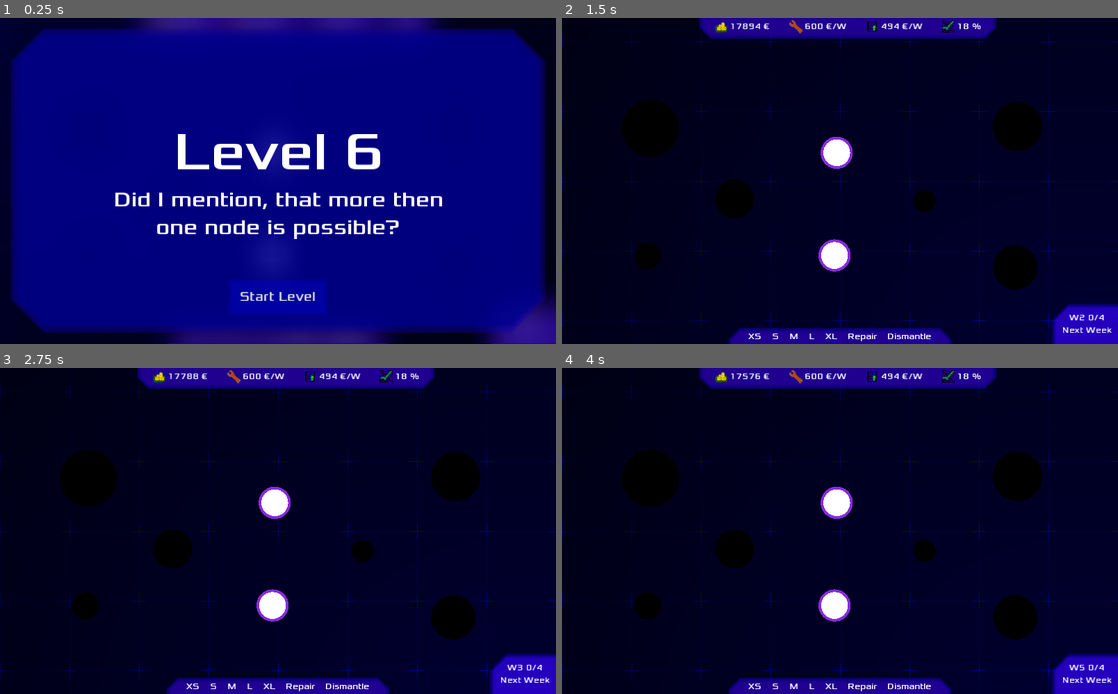
Above: before the commit, frames 1-4 (two rows, left to right).
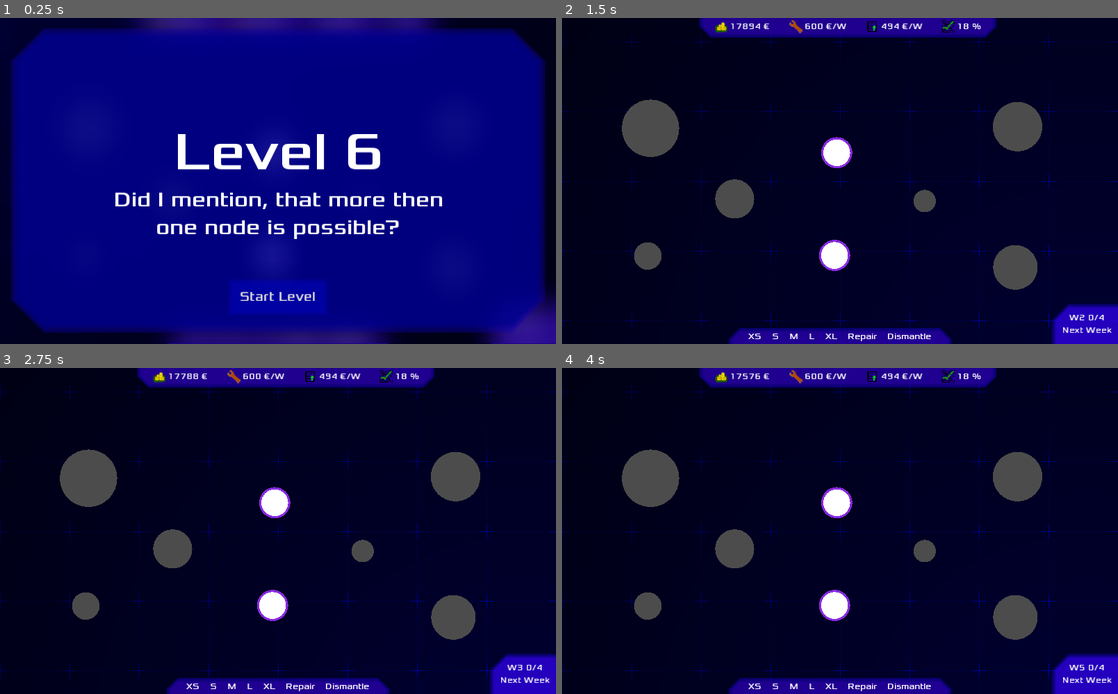
Above: after the commit, the same moments.

Repository: HaSa1002/internet-construction-game
Game: Godot game, scene res://maps/tutorial/tutorial6.tscn
Same seed, same stepped clock (60 frames per second), same inputs: the game is played once before the commit and once after it. This scene is started directly instead of the project's main scene.
Inputs:
- Up to frame 1 (0.25 s): no input
- Up to frame 2 (1.5 s): click "Start Level" at 0.5 s; click "W1 0/4 Next Week" at 1.25 s
- Up to frame 3 (2.75 s): click "W2 0/4 Next Week" at 2 s
- Up to frame 4 (4 s): click "W3 0/4 Next Week" at 2.75 s; click "W4 0/4 Next Week" at 3.5 s

The runs differ from the first frame. In frame 2, 4.8% of the frame differs, in the area x 10-87%, y 2-84%; in frame 3, 4.8%; in frame 4, 4.8%.

Commit message:
Added Visual Helper and Feedback

Diff:
--- a/cable/Cable.gd
+++ b/cable/Cable.gd
@@ -73,6 +73,7 @@
 	rotation = (p1 - position).angle()
 	not_simulated = true
 	calbe_rect = Rect2(Vector2(0,-line_width), to_position+Vector2(0,2*line_width))
+	notify_city_connection(size)
 	update()
 	return self
 
@@ -80,17 +81,28 @@
 func upgrade(to_size : int) -> int:
 	if size == to_size:
 		return 0
+	self.broken = false
+	calbe_rect = Rect2(Vector2(0,-line_width), to_position+Vector2(0,2*line_width))
+	var upgrade_cost = get_upgrade_costs(to_size)
+	not_simulated = true
+	notify_city_connection(to_size - size)
 	self.size = to_size
-	self.broken = false
-	not_simulated = true
-	calbe_rect = Rect2(Vector2(0,-line_width), to_position+Vector2(0,2*line_width))
-	update()
-	return get_upgrade_costs(to_size)
+	update()
+	return upgrade_cost
+
+
+func notify_city_connection(gain : int):
+	printt(size, gain)
+	if from_city.coverage < 1:
+		from_city.est_connected_inhabitants += gain
+	else:
+		to_city.est_connected_inhabitants += gain
 
 
 func repair() -> int:
 	broken = false
 	not_simulated = true
+	notify_city_connection(size)
 	update()
 	return get_build_costs() / 2
 
--- a/city/City.gd
+++ b/city/City.gd
@@ -10,8 +10,9 @@
 
 export(int, 0, 1000, 1) var inhabitants : int = 100 setget _set_inhabitants
 export(int, 0, 1000, 1) var connected_inhabitants : int = 0 setget _set_connected_inhabitants
+export(int, 0, 1000, 1) var est_connected_inhabitants : int = 0 setget _set_est_connected_inhabitants
 export(float) var scale_factor : float = 100 setget _set_scale_factor
-export(float, 0, 1) var coverage : float = 0 setget _set_coverage
+export(float, 0, 1) var coverage : float = 0 setget _set_coverage, _get_coverage
 export var is_router := false setget _set_is_router
 export(String) var city_id := ""
 
@@ -29,10 +30,19 @@
 
 func _draw() -> void:
 	if is_router:
-		draw_circle(Vector2.ZERO, get_radius() + 5, Color.blueviolet)
+		draw_circle(Vector2.ZERO, get_radius() + get_ring_width()+2, Color.blueviolet)
 		draw_circle(Vector2.ZERO, get_radius(), Color.white)
 	else:
-		draw_circle(Vector2.ZERO, get_radius(), Color(coverage,coverage,coverage))
+		var color := Color(0.3,0.3,0.3) if coverage == 0 else (Color.gray if coverage < 1 else Color.white)
+		draw_circle(Vector2.ZERO, get_radius(), color)
+		var end_angle = 2*PI*coverage-0.5*PI
+		draw_arc(Vector2.ZERO, get_radius() + get_ring_width(), -0.5*PI, end_angle, 40,
+				Color.gray if coverage < 1 else Color.green, get_ring_width(), true)
+		if coverage < 1 and est_connected_inhabitants != 0:
+			var additional_coverage = (connected_inhabitants + est_connected_inhabitants) / float(inhabitants)
+			additional_coverage = 2*PI*additional_coverage-0.5*PI
+			draw_arc(Vector2.ZERO, get_radius() + get_ring_width(), end_angle,
+					additional_coverage, 40, Color.blue, get_ring_width(), true)
 
 
 func _unhandled_input(_event) -> void:
@@ -43,7 +53,7 @@
 	pass
 
 static func sort_inhabitants(a, b):
-	if a.inhabitants > b.inhabitants:
+	if a.inhabitants < b.inhabitants:
 		return true
 	return false
 
@@ -52,7 +62,17 @@
 	return inhabitants - connected_inhabitants
 
 
-func get_radius():
+func get_ring_width() -> float:
+	if inhabitants > 800:
+		return 5.0
+	elif inhabitants > 600:
+		return 4.0
+	elif inhabitants > 300:
+		return 3.0
+	else:
+		return 2.0
+
+func get_radius() -> float:
 	return inhabitants/float(max_inhabitants) * scale_factor
 
 
@@ -62,9 +82,16 @@
 	update()
 
 
+func _set_est_connected_inhabitants(val : int):
+	var max_add = inhabitants - connected_inhabitants
+	est_connected_inhabitants = val if val < max_add else max_add
+	update()
+
+
 func _set_connected_inhabitants(val : int) -> void:
 	connected_inhabitants = val
 	coverage = connected_inhabitants / float(inhabitants)
+	self.est_connected_inhabitants = est_connected_inhabitants
 	update()
 
 
@@ -79,6 +106,12 @@
 	update()
 
 
+func _get_coverage() -> float:
+	if is_router:
+		return 1.0
+	return coverage
+
+
 func _set_is_router(val : bool) -> void:
 	is_router = val
 	update()
--- a/maps/Map.gd
+++ b/maps/Map.gd
@@ -214,7 +214,9 @@
 	var c : Cable = _find_cable(connect_city, city)
 	if c != null:
 		if c.get_upgrade_costs(connect_size) <= money:
+			var size_before = c.size
 			self.money -= c.upgrade(connect_size)
+			self.maintenance += (c.get_maintenance_costs() - c.get_maintenance_cost(size_before)) * maintenance_factor
 			emit_signal("cable_upgraded", c)
 		return
 	if Cable.get_build_cost(connect_size) > money:
@@ -228,6 +230,7 @@
 	c.connect("cable_hovered",self, "_on_Cable_hovered")
 	cables.add_child(c)
 	self.money -= c.get_build_costs()
+	self.maintenance += c.get_maintenance_costs() * maintenance_factor
 	if Input.is_action_pressed("place_multiple"):
 		connect_city = city
 	else:
@@ -250,7 +253,9 @@
 		return
 	if connecting && connect_city == null:
 		if cable.get_upgrade_costs(connect_size) <= money:
+			var size_before = cable.size
 			self.money -= cable.upgrade(connect_size)
+			self.maintenance += (cable.get_maintenance_costs() - cable.get_maintenance_cost(size_before)) * maintenance_factor
 			emit_signal("cable_upgraded", cable)
 		return
 
--- a/maps/Simulation.gd
+++ b/maps/Simulation.gd
@@ -24,6 +24,7 @@
 		if city.is_router:
 			router.push_back(city)
 		city.connected_inhabitants = 0
+		city.est_connected_inhabitants = 0
 	var break_chance := _route_death_chance(mfac)
 	for cnt in cables.duplicate():
 		cnt.workload = 0
@@ -34,6 +35,7 @@
 			cnt.set_broken()
 
 	# Städte nach Größe sortieren
+	# TODO: Städte nach Nähe zum Node sortieren und auslasten
 	cities.sort_custom(City, "sort_inhabitants")
 
 	# Verbindungen von Städten zu Router finden
--- a/maps/tutorial/tutorial6.tscn
+++ b/maps/tutorial/tutorial6.tscn
@@ -53,12 +53,14 @@
 position = Vector2( 502.001, 437.001 )
 script = ExtResource( 1 )
 inhabitants = 247
+coverage = 1.0
 is_router = true
 
 [node name="City6" type="Node2D" parent="Cities"]
 position = Vector2( 506.001, 248 )
 script = ExtResource( 1 )
 inhabitants = 247
+coverage = 1.0
 is_router = true
 
 [node name="ui" parent="." instance=ExtResource( 3 )]
--- a/maps/tutorial/tutorial8.tscn
+++ b/maps/tutorial/tutorial8.tscn
@@ -47,6 +47,7 @@
 position = Vector2( 820.003, 310 )
 script = ExtResource( 1 )
 inhabitants = 267
+coverage = 1.0
 is_router = true
 
 [node name="ui" parent="." instance=ExtResource( 3 )]
--- a/maps/tutorial/tutorial9.tscn
+++ b/maps/tutorial/tutorial9.tscn
@@ -7,9 +7,9 @@
 [node name="Map" type="Node2D"]
 script = ExtResource( 2 )
 level = 9
-description = "Some levels are so huge, that you only need to maintain full coverage for one week. At least you have enough money"
+description = "Some levels are so huge, that you only need to maintain full coverage for one week. For now you have enough money"
 won_title = "Congratulations"
-won_text = "You are offically an assistent to the webmasters assistant. You can be released on real problems now."
+won_text = "You are offically an assistent to the webmasters assistant. You can be released onto real problems now."
 node_costs_fixed = false
 money = 40000
 
@@ -58,6 +58,7 @@
 position = Vector2( 475.001, 190.002 )
 script = ExtResource( 1 )
 inhabitants = 445
+coverage = 1.0
 is_router = true
 
 [node name="City10" type="Node2D" parent="Cities"]
@@ -78,6 +79,7 @@
 position = Vector2( 820.003, 310 )
 script = ExtResource( 1 )
 inhabitants = 267
+coverage = 1.0
 is_router = true
 
 [node name="ui" parent="." instance=ExtResource( 3 )]
--- a/ui/Resources.gd
+++ b/ui/Resources.gd
@@ -1,4 +1,3 @@
-#tool
 class_name Ressources
 extends PanelContainer
 
@@ -9,27 +8,22 @@
 
 
 
-
-
 func set_build_info(cost : int, _maintenance : int, money : int):
-	var mny := $HBoxContainer/Resources/HBoxContainer/Money
+	var mny := $HBoxContainer/BuildInfo/Resources/HBoxContainer/Money
 	mny.text = "%d €" % cost
-	$HBoxContainer/Resources/HBoxContainer2/Maintenance.text = "%d €/W" % int(round(_maintenance * $HBoxContainer/Wartung/HSlider.value))
-	$HBoxContainer/Resources/HBoxContainer3/Income.text = "-"
-	$HBoxContainer/Resources/HBoxContainer4/Coverage.text = "-"
+	$HBoxContainer/BuildInfo/Resources/HBoxContainer2/Maintenance.text = "%d €/W" % int(round(_maintenance * $HBoxContainer/Wartung/HSlider.value))
+	$HBoxContainer/BuildInfo/Resources/HBoxContainer3/Income.text = "-"
+	$HBoxContainer/BuildInfo/Resources/HBoxContainer4/Coverage.text = "-"
 	if cost <= money:
 		mny.add_color_override("font_color",Color.green)
 	else:
 		mny.add_color_override("font_color",Color.red)
+	$HBoxContainer/BuildInfo.show()
 
 
-func reset_build_info(money, maintenance, income, coverage):
-	var mny := $HBoxContainer/Resources/HBoxContainer/Money
-	mny.text = "%d €" % money
-	$HBoxContainer/Resources/HBoxContainer2/Maintenance.text = "%d €/W" % maintenance
-	$HBoxContainer/Resources/HBoxContainer3/Income.text = "%d €/W" % income
-	$HBoxContainer/Resources/HBoxContainer4/Coverage.text = "%d %%" % round(coverage * 100)
-	mny.add_color_override("font_color",Color.white)
+func reset_build_info():
+	set_size(Vector2(0,0))
+	$HBoxContainer/BuildInfo.hide()
 
 
 func set_money(val : int):
--- a/ui/Resources.tscn
+++ b/ui/Resources.tscn
@@ -239,6 +239,111 @@
 margin_bottom = 17.0
 custom_fonts/font = ExtResource( 7 )
 text = "1.5"
+
+[node name="BuildInfo" type="VBoxContainer" parent="HBoxContainer"]
+visible = false
+margin_top = 28.0
+margin_right = 460.0
+margin_bottom = 68.0
+rect_min_size = Vector2( 0, 40 )
+
+[node name="HSeparator" type="HSeparator" parent="HBoxContainer/BuildInfo"]
+margin_right = 460.0
+margin_bottom = 4.0
+custom_styles/separator = SubResource( 1 )
+
+[node name="Resources" type="HBoxContainer" parent="HBoxContainer/BuildInfo"]
+margin_top = 8.0
+margin_right = 460.0
+margin_bottom = 32.0
+custom_constants/separation = 35
+alignment = 1
+__meta__ = {
+"_edit_use_anchors_": false
+}
+
+[node name="HBoxContainer" type="HBoxContainer" parent="HBoxContainer/BuildInfo/Resources"]
+margin_left = 4.0
+margin_right = 103.0
+margin_bottom = 24.0
+alignment = 1
+
+[node name="TextureRect" type="TextureRect" parent="HBoxContainer/BuildInfo/Resources/HBoxContainer"]
+margin_right = 24.0
+margin_bottom = 24.0
+grow_vertical = 2
+rect_min_size = Vector2( 24, 24 )
+texture = ExtResource( 2 )
+
+[node name="Money" type="Label" parent="HBoxContainer/BuildInfo/Resources/HBoxContainer"]
+margin_left = 28.0
+margin_top = 2.0
+margin_right = 99.0
+margin_bottom = 22.0
+text = "20000 €"
+
+[node name="HBoxContainer2" type="HBoxContainer" parent="HBoxContainer/BuildInfo/Resources"]
+margin_left = 138.0
+margin_right = 231.0
+margin_bottom = 24.0
+alignment = 1
+
+[node name="TextureRect" type="TextureRect" parent="HBoxContainer/BuildInfo/Resources/HBoxContainer2"]
+margin_right = 24.0
+margin_bottom = 24.0
+grow_vertical = 2
+rect_min_size = Vector2( 24, 24 )
+texture = ExtResource( 3 )
+
+[node name="Maintenance" type="Label" parent="HBoxContainer/BuildInfo/Resources/HBoxContainer2"]
+margin_left = 28.0
+margin_top = 2.0
+margin_right = 93.0
+margin_bottom = 22.0
+text = "20 €/W"
+
+[node name="HBoxContainer3" type="HBoxContainer" parent="HBoxContainer/BuildInfo/Resources"]
+margin_left = 266.0
+margin_right = 359.0
+margin_bottom = 24.0
+mouse_filter = 0
+alignment = 1
+
+[node name="TextureRect" type="TextureRect" parent="HBoxContainer/BuildInfo/Resources/HBoxContainer3"]
+margin_right = 24.0
+margin_bottom = 24.0
+grow_vertical = 2
+rect_min_size = Vector2( 24, 24 )
+texture = ExtResource( 4 )
+
+[node name="Income" type="Label" parent="HBoxContainer/BuildInfo/Resources/HBoxContainer3"]
+margin_left = 28.0
+margin_top = 2.0
+margin_right = 93.0
+margin_bottom = 22.0
+text = "30 €/W"
+
+[node name="HBoxContainer4" type="HBoxContainer" parent="HBoxContainer/BuildInfo/Resources"]
+margin_left = 394.0
+margin_right = 455.0
+margin_bottom = 24.0
+mouse_filter = 0
+alignment = 1
+
+[node name="TextureRect" type="TextureRect" parent="HBoxContainer/BuildInfo/Resources/HBoxContainer4"]
+margin_right = 24.0
+margin_bottom = 24.0
+grow_vertical = 2
+rect_min_size = Vector2( 24, 24 )
+texture = ExtResource( 5 )
+
+[node name="Coverage" type="Label" parent="HBoxContainer/BuildInfo/Resources/HBoxContainer4"]
+margin_left = 28.0
+margin_top = 2.0
+margin_right = 61.0
+margin_bottom = 22.0
+text = "0 %"
 [connection signal="mouse_exited" from="." to="." method="_on_PanelContainer_mouse_exited"]
 [connection signal="mouse_entered" from="HBoxContainer/Resources/HBoxContainer2" to="." method="_on_HBoxContainer2_mouse_entered"]
 [connection signal="value_changed" from="HBoxContainer/Wartung/HSlider" to="." method="_on_HSlider_value_changed"]
+[connection signal="mouse_entered" from="HBoxContainer/BuildInfo/Resources/HBoxContainer2" to="." method="_on_HBoxContainer2_mouse_entered"]
--- a/ui/ui.gd
+++ b/ui/ui.gd
@@ -12,11 +12,6 @@
 
 
 var money := 0
-var maintenance := 0
-var maintenance_factor := 1.0
-var income := 0
-var coverage := 0.0
-var build_info_displayed := false
 
 
 func reset_ui():
@@ -63,13 +58,11 @@
 
 
 func set_build_info(cost : int, maintenance : int):
-	build_info_displayed = true
 	$Resources.set_build_info(cost, maintenance, money)
 
 
 func reset_build_info():
-	build_info_displayed = false
-	$Resources.reset_build_info(money, maintenance, income, coverage)
+	$Resources.reset_build_info()
 
 
 func untoggle():
@@ -79,36 +72,22 @@
 
 func set_money(val : int):
 	money = val
-	if build_info_displayed:
-		return
 	$Resources.set_money(val)
 
 
 func set_maintenance(val : int):
-	maintenance = val
-	if build_info_displayed:
-		return
 	$Resources.set_maintenance(val)
 
 
 func set_maintenance_factor(val : float):
-	maintenance_factor = val
-	if build_info_displayed:
-		return
 	$Resources.set_maintenance_factor(val)
 
 
 func set_income(val : int):
-	income = val
-	if build_info_displayed:
-		return
 	$Resources.set_income(val)
 
 
 func set_coverage(val : float):#
-	coverage = val
-	if build_info_displayed:
-		return
 	$Resources.set_coverage(val)
 
 
@@ -141,7 +120,6 @@
 
 
 func _on_Resources_maintenance_changed(value):
-	maintenance_factor = value
 	emit_signal("maintenance_changed", value)
 
 
